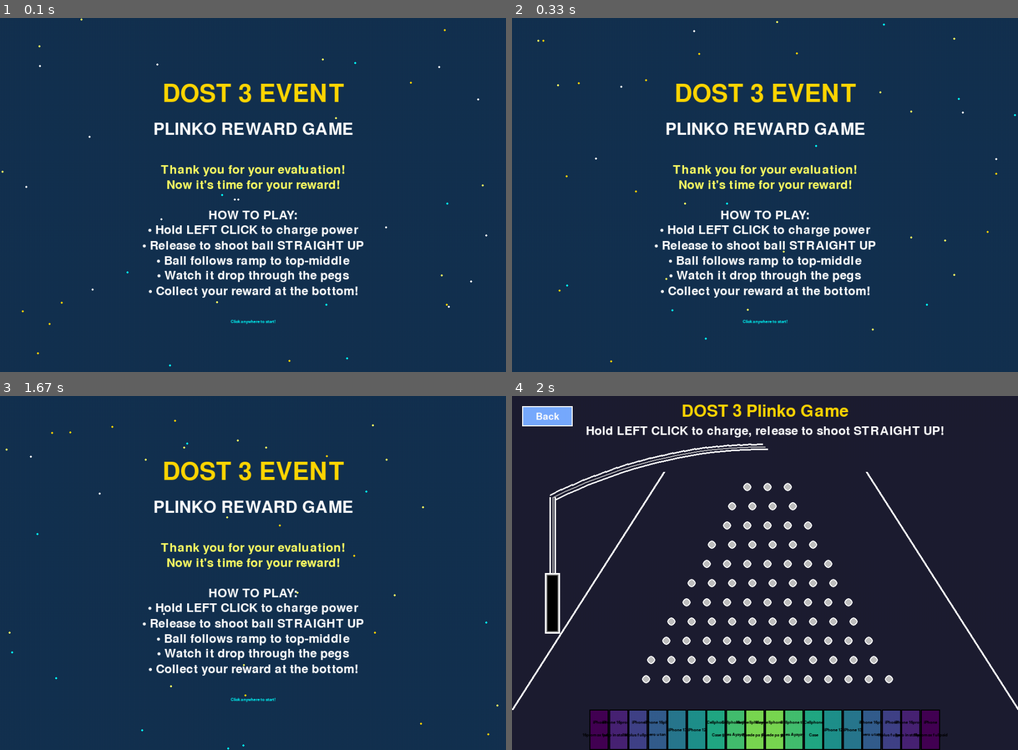
Above: before the commit, frames 1-4 (two rows, left to right).
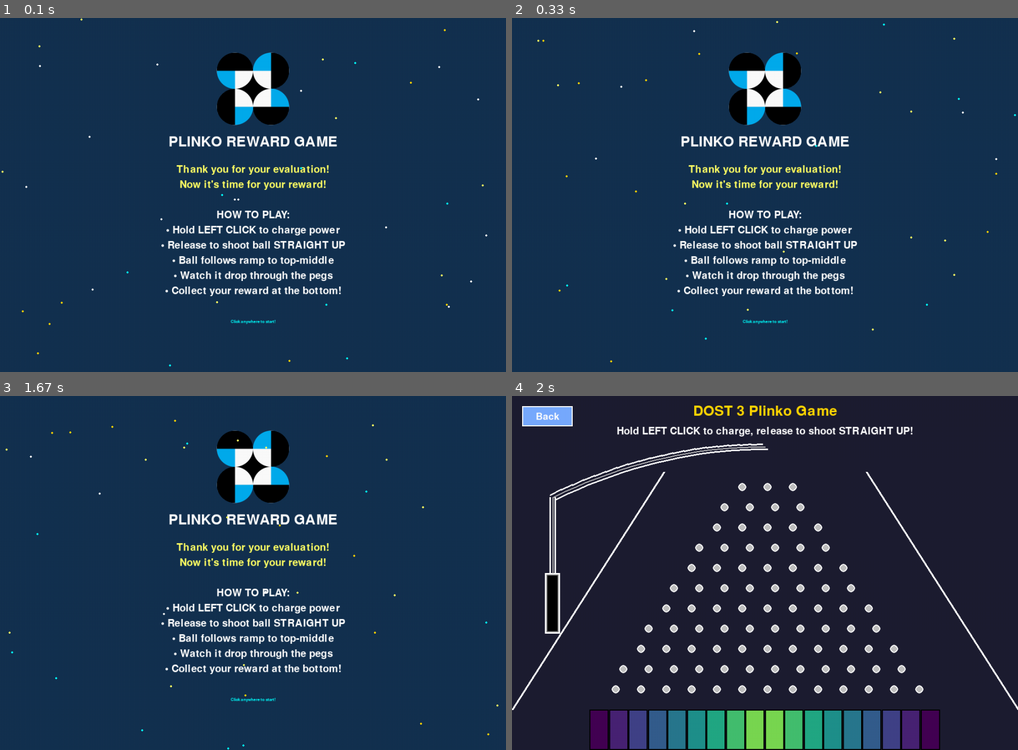
Above: after the commit, the same moments.

Repository: junealexis13/pygame_env
Game: pygame game, started from mainv2.py
Two runs of this game, one before a commit and one after it. Both use one fixed random seed, a clock stepped at 60 frames per second and the inputs below.
Inputs (mouse positions are in pixels of both pictures, inside the frame that each line leads up to):
- Up to frame 1 (0.1 s): no input
- Up to frame 2 (0.33 s): no input
- Up to frame 3 (1.67 s): press the mouse at (131, 576) at 0.37 s; move the mouse to (217, 611) at 0.47 s; release the mouse at (303, 650) at 0.6 s; click (86, 721) at 0.72 s, where only the run before the commit has a clickable "iPhone"; press the mouse at (35, 417) at 1.53 s; move the mouse to (126, 434) at 1.63 s
- Up to frame 4 (2 s): release the mouse at (724, 456) at 1.77 s; click (673, 463) at 1.88 s

The runs differ from the first frame. In frame 1, 9.0% of the frame differs, in the area x 28-72%, y 9-80%; in frame 2, 9.0%; in frame 3, 9.0%; in frame 4, 7.6%.

Commit message:
minor edit

Diff:
--- a/mainv2.py
+++ b/mainv2.py
@@ -273,13 +273,15 @@
         pygame.display.set_caption("DOST 3 Plinko Reward Game")
         self.clock = pygame.time.Clock()
 
+        self.logo = pygame.image.load("dost_logo.png").convert_alpha()
+        self.logo = pygame.transform.smoothscale(self.logo, (150, 150))  # resize if needed
 
         # Game states
         self.launched_once = False
         self.state = "splash"  # splash, playing, result
-        self.font_large = pygame.font.Font(None, 72)
-        self.font_medium = pygame.font.Font(None, 48)
-        self.font_small = pygame.font.Font(None, 36)
+        self.font_large = pygame.font.Font(None, 65)
+        self.font_medium = pygame.font.Font(None, 42)
+        self.font_small = pygame.font.Font(None, 30)
         self.font_tiny = pygame.font.Font(None, 12)
 
         # Game objects
@@ -298,8 +300,8 @@
         pegs = []
         rows = 11
         start_y = 180  # was 150 → moves pegs lower
-        horizontal_spacing = 40  # was 50 → spreads them wider
-        vertical_spacing = 38    # was 35 → slightly taller rows
+        horizontal_spacing = 50  # was 50 → spreads them wider
+        vertical_spacing = 40    # was 35 → slightly taller rows
 
         for row in range(rows):
             y = start_y + row * vertical_spacing
@@ -350,12 +352,17 @@
 
     def draw_splash_screen(self):
         self.screen.fill((20, 50, 80))
-        title = self.font_large.render("DOST 3 EVENT", True, GOLD)
-        title_rect = title.get_rect(center=(SCREEN_WIDTH//2, 150))
-        self.screen.blit(title, title_rect)
+        # title = self.font_large.render("DOST 3 EVENT", True, GOLD)
+        # title_rect = title.get_rect(center=(SCREEN_WIDTH//2, 150))
+        # self.screen.blit(title, title_rect)
+
+
+        # Draw DOST logo centered below title
+        logo_rect = self.logo.get_rect(center=(SCREEN_WIDTH // 2, SCREEN_HEIGHT * 0.20))
+        self.screen.blit(self.logo, logo_rect)
 
         subtitle = self.font_medium.render("PLINKO REWARD GAME", True, WHITE)
-        subtitle_rect = subtitle.get_rect(center=(SCREEN_WIDTH//2, 220))
+        subtitle_rect = subtitle.get_rect(center=(SCREEN_WIDTH//2, SCREEN_HEIGHT * 0.35))
         self.screen.blit(subtitle, subtitle_rect)
 
         instructions = [
@@ -421,19 +428,19 @@
             pygame.draw.rect(self.screen, color, (x, slot_y, slot_width, 80))
             pygame.draw.rect(self.screen, BLACK, (x, slot_y, slot_width, 80), 2)
 
-            # wrap long texts
-            if len(reward) > 12:
-                lines = reward.split()
-                mid = len(lines) // 2
-                line1 = " ".join(lines[:mid])
-                line2 = " ".join(lines[mid:])
-                t1 = self.font_tiny.render(line1, True, BLACK)
-                t2 = self.font_tiny.render(line2, True, BLACK)
-                self.screen.blit(t1, t1.get_rect(center=(x + slot_width//2, slot_y + 25)))
-                self.screen.blit(t2, t2.get_rect(center=(x + slot_width//2, slot_y + 50)))
-            else:
-                t = self.font_tiny.render(reward, True, BLACK)
-                self.screen.blit(t, t.get_rect(center=(x + slot_width//2, slot_y + 40)))
+            # # wrap long texts
+            # if len(reward) > 12:
+            #     lines = reward.split()
+            #     mid = len(lines) // 2
+            #     line1 = " ".join(lines[:mid])
+            #     line2 = " ".join(lines[mid:])
+            #     t1 = self.font_tiny.render(line1, True, BLACK)
+            #     t2 = self.font_tiny.render(line2, True, BLACK)
+            #     self.screen.blit(t1, t1.get_rect(center=(x + slot_width//2, slot_y + 25)))
+            #     self.screen.blit(t2, t2.get_rect(center=(x + slot_width//2, slot_y + 50)))
+            # else:
+            #     t = self.font_tiny.render(reward, True, BLACK)
+            #     self.screen.blit(t, t.get_rect(center=(x + slot_width//2, slot_y + 40)))
 
         # Balls
         for ball in self.balls:
Not shown, added: DOST_seal.svg
Binary file added: dost_logo.png
